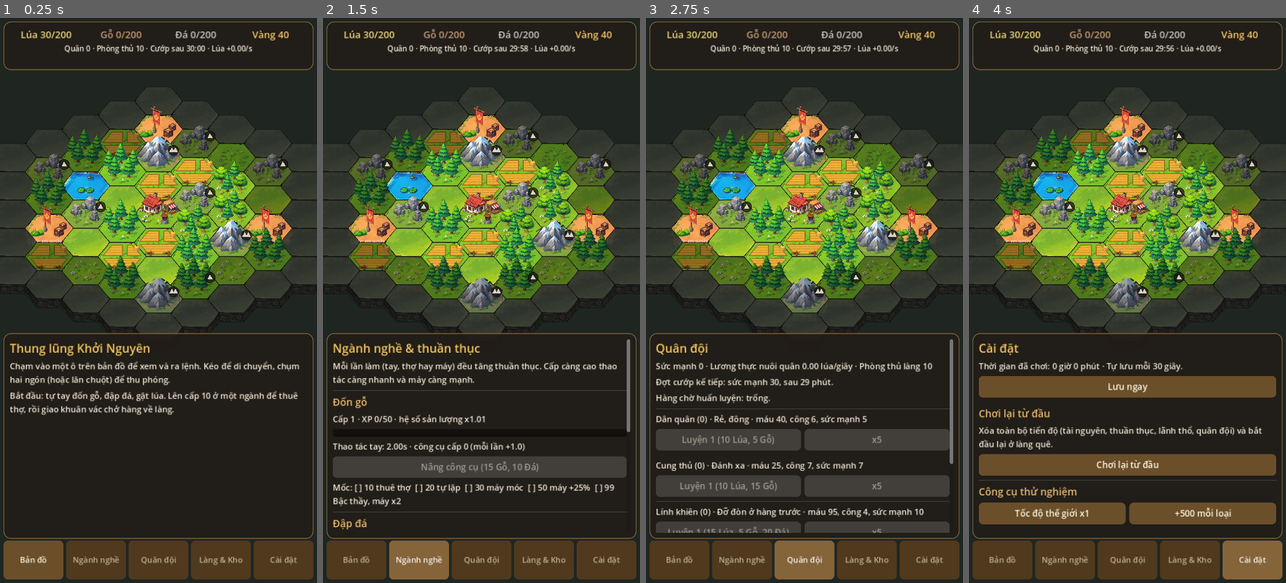
Above: before the commit, frames 1-4 (left to right).
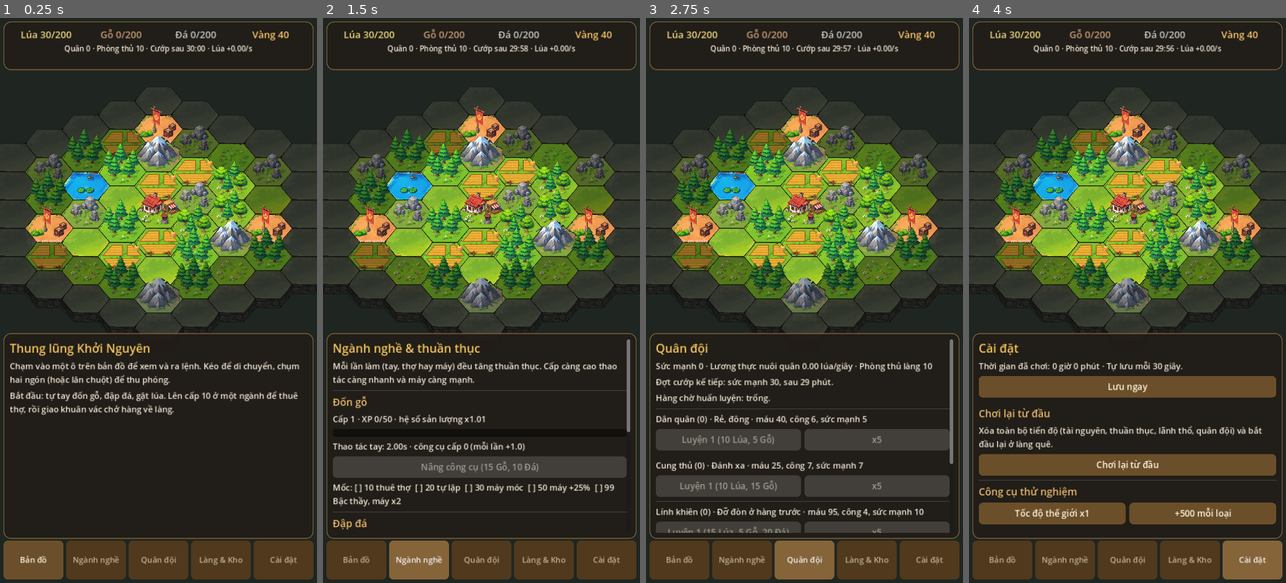
Above: after the commit, the same moments.

Repository: Toanh26/Idle_sur
Game: Godot game, scene res://scenes/Main.tscn
Two runs of this game, one before a commit and one after it. Both use one fixed random seed, a clock stepped at 60 frames per second and the inputs below.
Inputs:
- Up to frame 1 (0.25 s): no input
- Up to frame 2 (1.5 s): click "Bản đồ" at 0.5 s; click "Ngành nghề" at 1.25 s
- Up to frame 3 (2.75 s): click "Quân đội" at 2 s
- Up to frame 4 (4 s): click "Làng & Kho" at 2.75 s; click "Cài đặt" at 3.5 s

The runs differ from the first frame. In frame 1, 0.4% of the frame differs, in the area x 18-91%, y 20-50%; in frame 2, 0.4%; in frame 3, 0.4%; in frame 4, 0.4%.

Commit message:
Bỏ huy hiệu độ cao trên bản đồ
Độ cao chỉ hiện trong bảng thông tin của ô.

Co-Authored-By: Claude Opus 5.5 <noreply@anthropic.com>
Claude-Session: https://claude.ai/code/session_01NNxgZzkCUdo89QeDQ3JDBB

Diff:
--- a/scripts/map_view.gd
+++ b/scripts/map_view.gd
@@ -218,8 +218,6 @@
 		_draw_decor(type, c, t)
 
 	_draw_buildings(t, c)
-	if elev > 0 and type != "camp":
-		_draw_elev_badge(c + Vector2(Hex.SIZE * 0.62, -Hex.SIZE * 0.3), elev, t["crane"])
 
 	if type == "camp":
 		var idx := int(t["camp"])
@@ -240,16 +238,6 @@
 		draw_arc(c + Vector2(0, -40), 13, 0, TAU, 24, Color(0, 0, 0, 0.5), 6.0)
 		draw_arc(c + Vector2(0, -40), 13, -PI / 2, -PI / 2 + TAU * p, 24, Color(1, 0.9, 0.4), 4.0)
 
-
-
-func _draw_elev_badge(p: Vector2, elev: int, has_crane: bool) -> void:
-	## Huy hiệu độ cao: 1-2 hình núi nhỏ; có cần cẩu thì viền xanh.
-	var ring := Color("7fd36a") if has_crane else Color(0, 0, 0, 0.55)
-	draw_circle(p, 10.0, Color(0.1, 0.09, 0.07, 0.75))
-	draw_arc(p, 10.0, 0, TAU, 20, ring, 1.5)
-	for i in elev:
-		var o := Vector2((i - (elev - 1) / 2.0) * 7.0, 3.0)
-		draw_colored_polygon(PackedVector2Array([p + o + Vector2(-5, 0), p + o + Vector2(5, 0), p + o + Vector2(0, -9)]), Color("d8d2c2"))
 
 
 func _draw_buildings(t: Dictionary, c: Vector2) -> void:
--- a/scripts/ui.gd
+++ b/scripts/ui.gd
@@ -375,7 +375,7 @@
 		title_txt = Data.camp_name(int(t["camp"]))
 	_title(title_txt + ("" if t["owned"] or type == "camp" else "  (ngoài lãnh thổ)"))
 	if int(t["elev"]) > 0:
-		_label("Địa hình dốc: %d bậc (biểu tượng núi nhỏ trên ô). Khuân vác đi chậm hơn nếu không có cần cẩu." % int(t["elev"]))
+		_label("Địa hình dốc: %d bậc. Khuân vác đi chậm hơn nếu không có cần cẩu." % int(t["elev"]))
 	match type:
 		"camp":
 			_build_camp(key, t)
